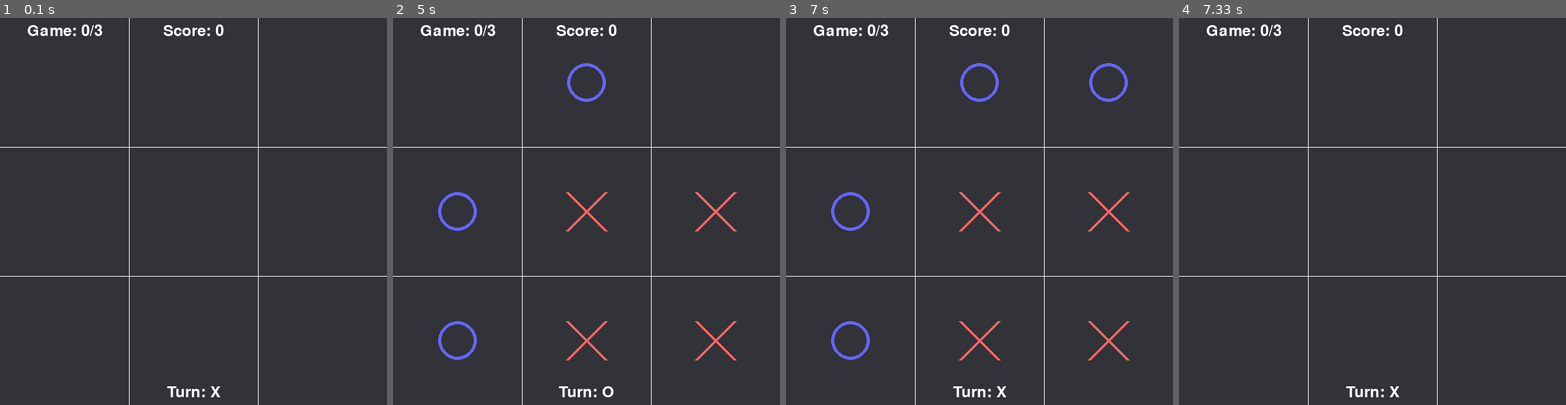
Above: before the commit, frames 1-4 (left to right).
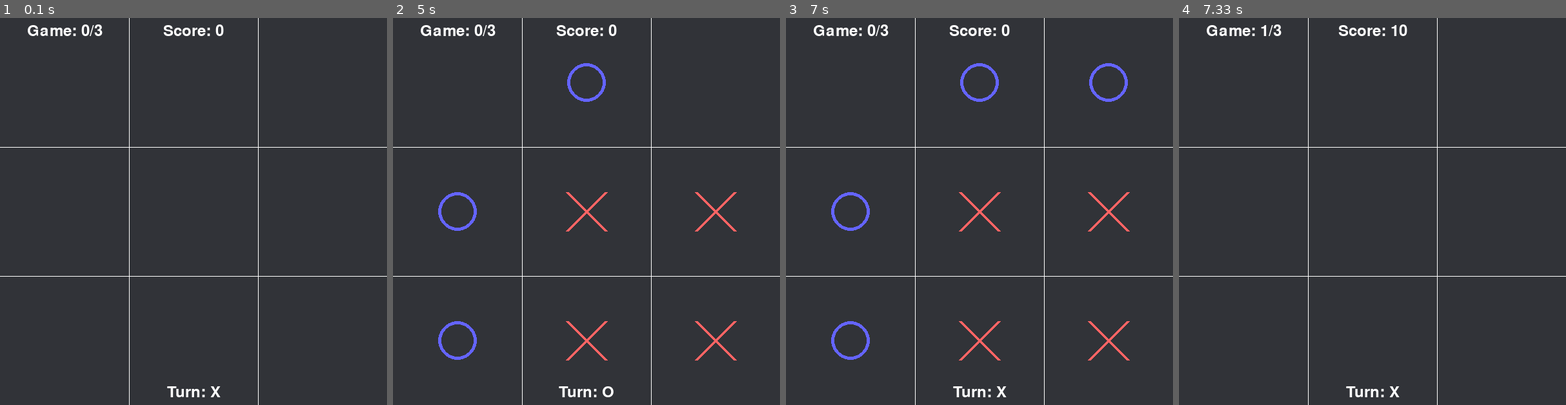
Above: after the commit, the same moments.

Repository: an0unym0us3/genesis_mk1
Game: pygame game, started from TicTacToe_game.py
Two runs of this game, one before a commit and one after it. Both use one fixed random seed, a clock stepped at 60 frames per second and the inputs below.
Inputs (mouse positions are in pixels of both pictures, inside the frame that each line leads up to):
- Up to frame 1 (0.1 s): no input
- Up to frame 2 (5 s): click (586, 211) at 0.43 s; click (710, 199) at 1.28 s; click (625, 296) at 2.65 s; move the mouse to (725, 346) at 3.77 s; click (725, 346) at 4.1 s
- Up to frame 3 (7 s): click (832, 126) at 6.97 s
- Up to frame 4 (7.33 s): no input

Frames 1-3 are identical in both runs. In frame 4, 0.3% of the frame differs, in the area x 21-59%, y 1-5%.

Commit message:
Update TicTacToe_game.py

Diff:
--- a/TicTacToe_game.py
+++ b/TicTacToe_game.py
@@ -143,7 +143,8 @@
         mouse_event = False
         for event in pygame.event.get():
             if event.type == pygame.QUIT:
-                running = False
+                # running = False
+                return 0
             if event.type == pygame.MOUSEBUTTONDOWN and player_turn == 'X':
                 mouse_event = event.dict
 
@@ -201,11 +202,7 @@
 score = 0
 games = 3
 for i in range(games):
-    x = run_game(score, i, games)
-    if x == None:
-        return_to_main()
-    else:
-        score += run_game(score, i, games)
+    score += run_game(score, i, games)
     print(score)
 
 return_to_main()
